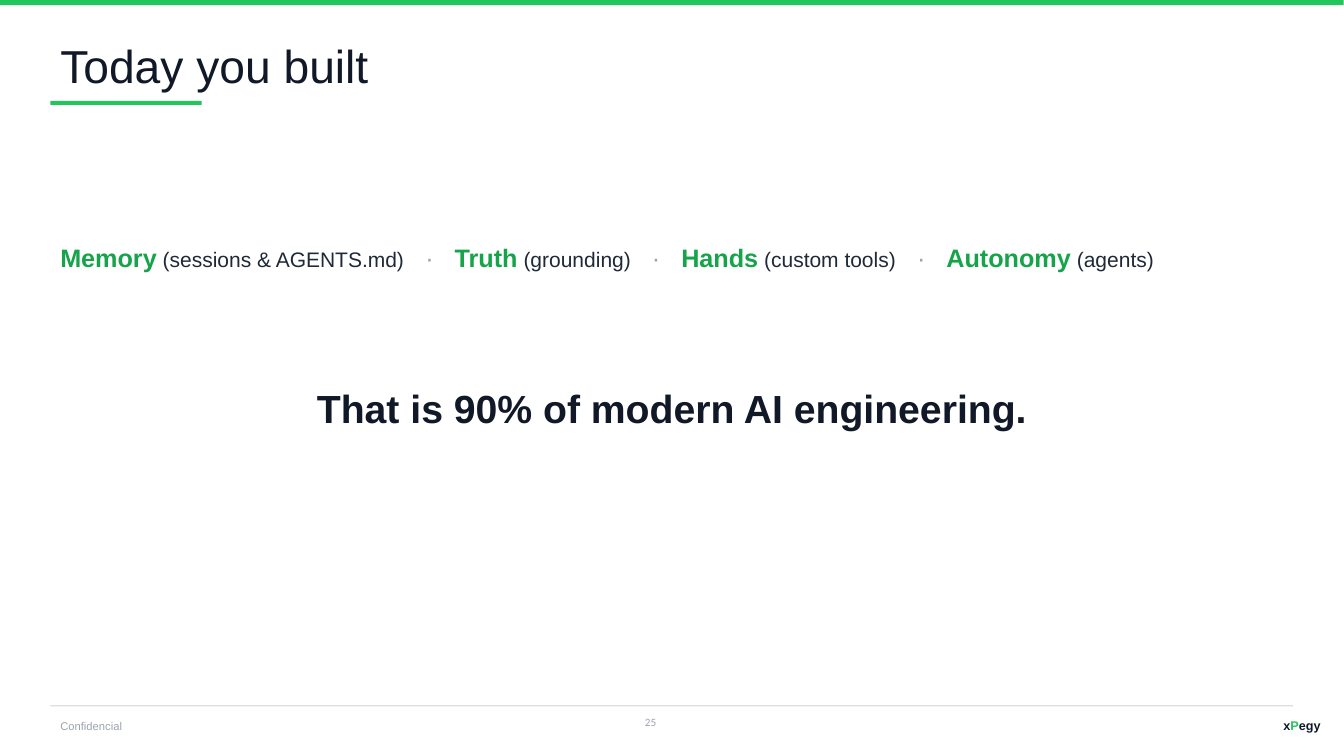
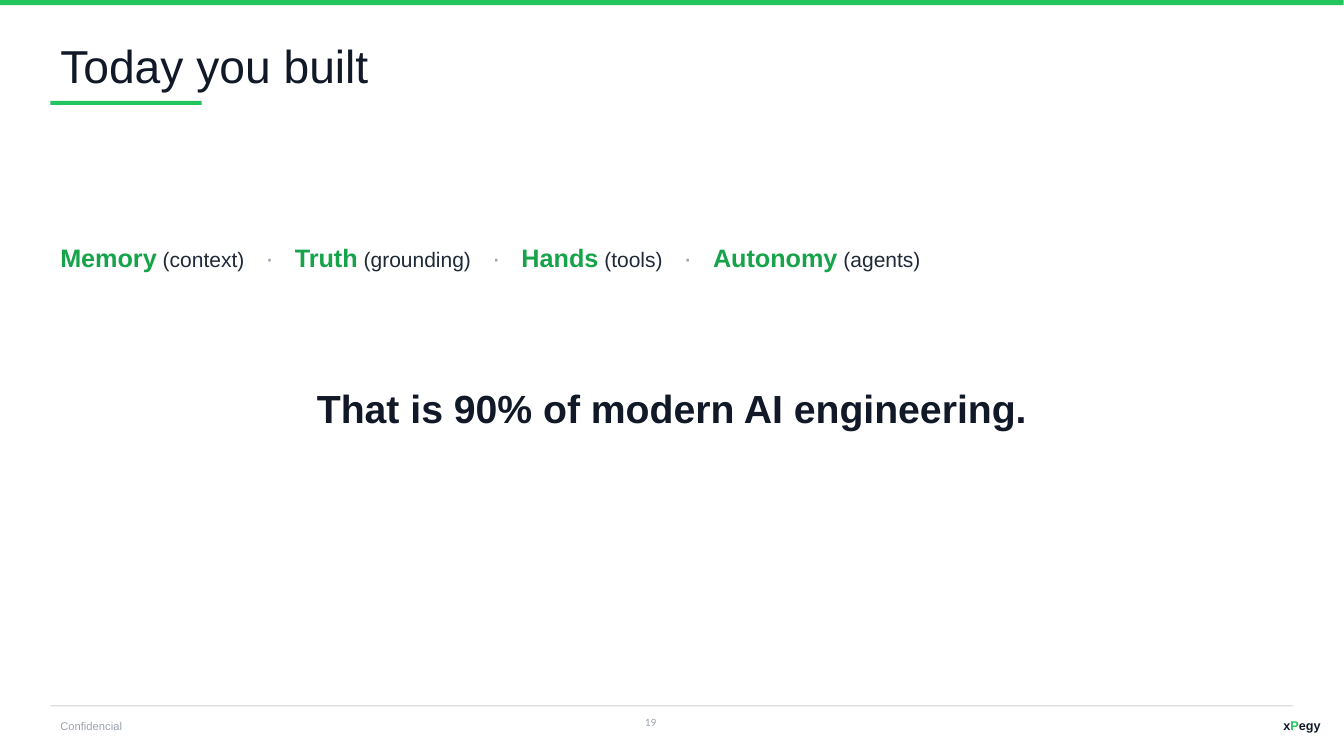
Before and after one commit to JaviPege/mundus-ai-programming-course, a slide deck: slide 19 of AI-EBike-Fleet-Manager-Workshop.pptx (slide 25 before the commit). Drawn at 1344x756 pixels with LibreOffice and Linux fonts; fonts in the diff are those of the drawing. Boxes give left, top, right and bottom in pixels: in the first picture for what was removed or moved away, otherwise in the second. Text is boxed around its words. In the diff, an @@ line names an element or a change of style, - is before the commit and + after.

Commit message:
Add pre-fabricated demo sessions, tutor fixes and dual-engine SQLite
- demos/: one project per module (m1-bare, m2-grounded, m3-tools, m4-agent)
  with a recorded, renamed DEMO session each (same prompt, different output)
- tools/: export/import scripts for the demo session pack (opencode.db)
- fleet.ts: dual-import (node:sqlite for the desktop app, bun:sqlite for
  the CLI) — the desktop app cannot load bun: modules (Node ESM host)
- tutor commands: module-2 hallucination demo as in-session roleplay
  (tools visible in starter prevent real hallucinations); all commands now
  require a full OpenCode RESTART after .opencode edits (no hot reload,
  verified) instead of just a new session
- slides + PPTX: 20-slide deck (prereqs / how AI works / module+demo)
- instructor guide: no-hot-reload quirk, dual-engine warning, demo pack
- gitignore: Office lock files

```diff
--- a/AI-EBike-Fleet-Manager-Workshop.pptx
+++ b/AI-EBike-Fleet-Manager-Workshop.pptx
@@ text at (60,248,920,272): text changed @@
-Memory (sessions & AGENTS.md) · Truth (grounding) · Hands (custom tools) · Autonomy (agents)
+Memory (context) · Truth (grounding) · Hands (tools) · Autonomy (agents)
```
Also in this commit, not shown: 7 other slides changed, 8 slides added, 14 slides removed, 30 other files.
